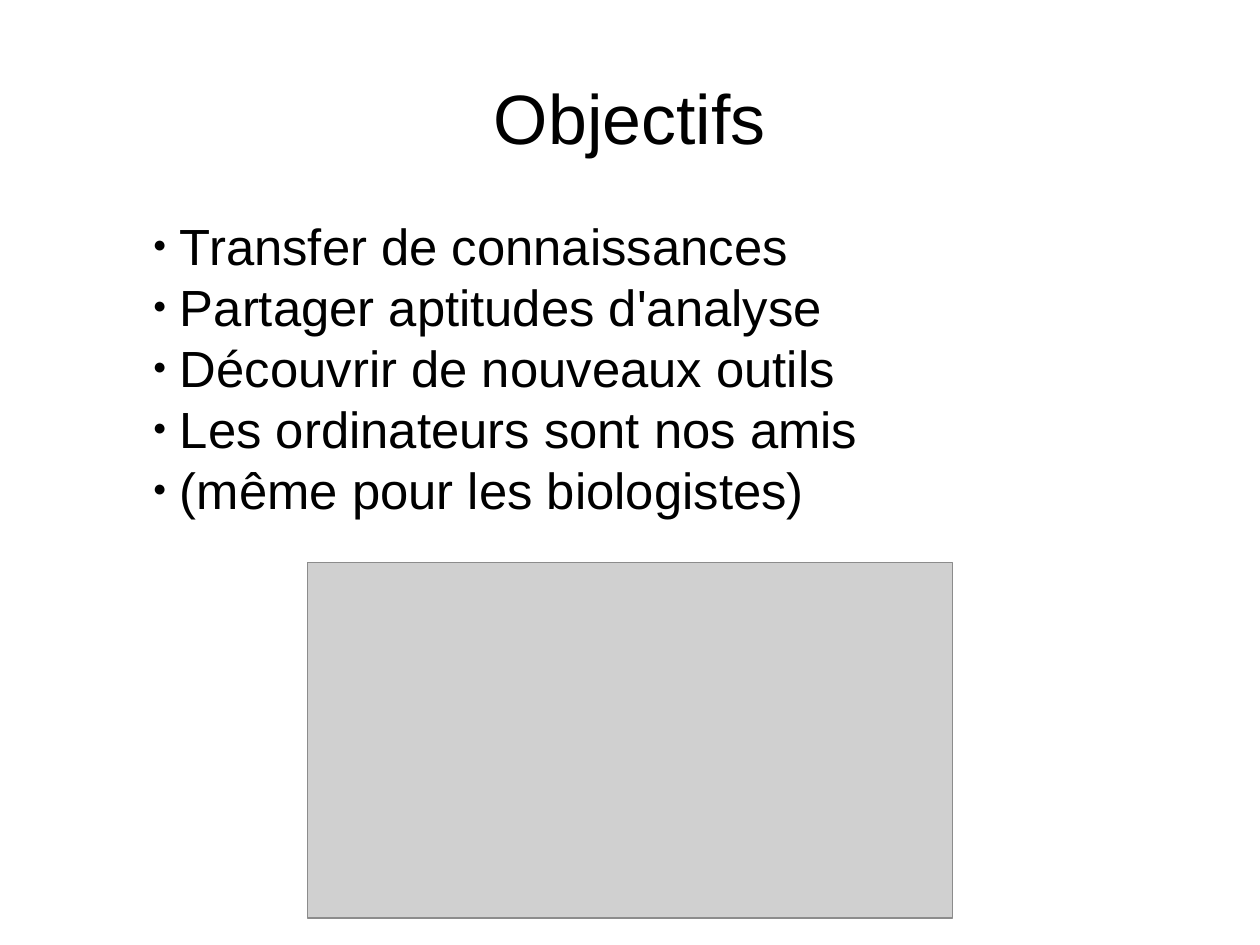
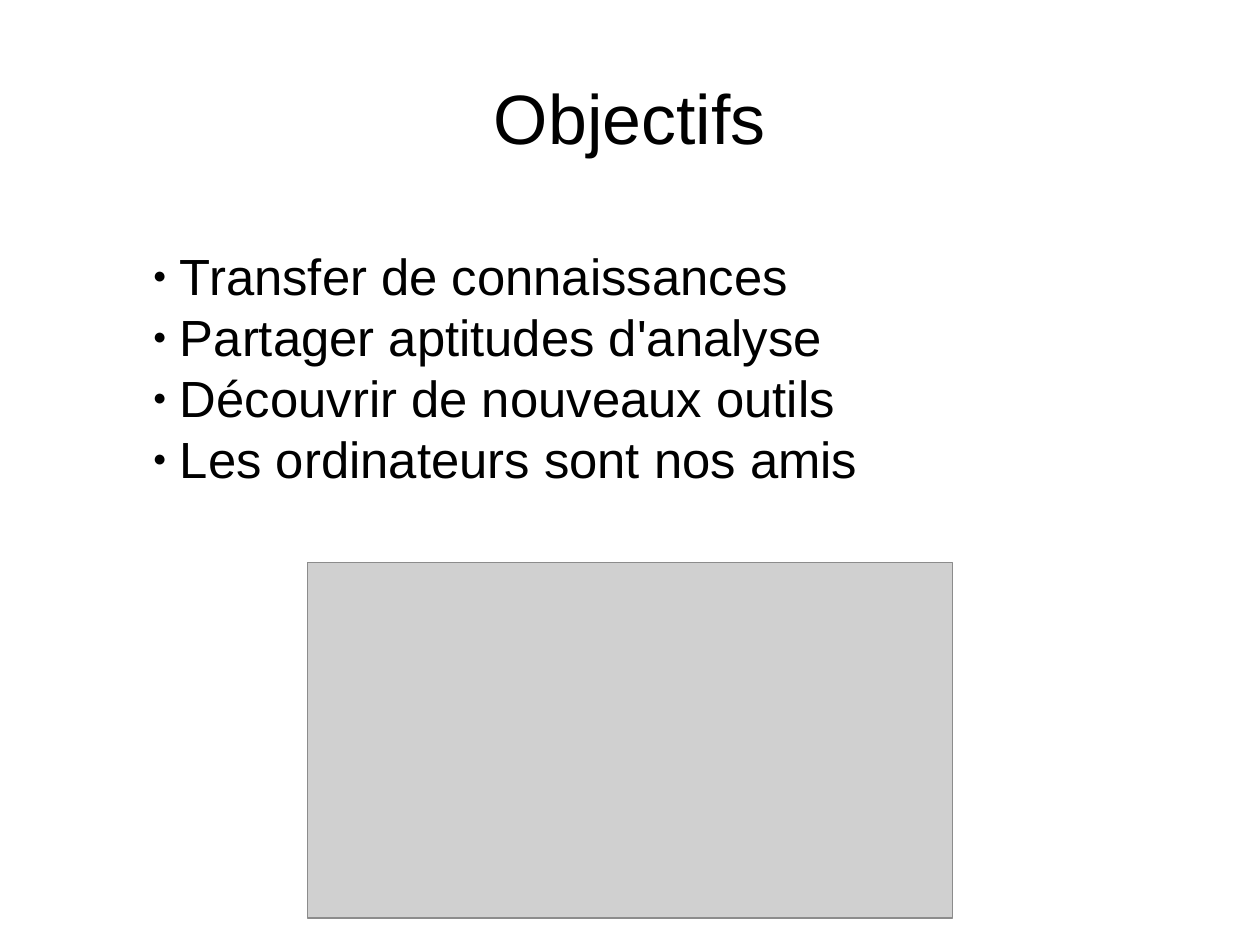
Before and after one commit to enormandeau/club_bioinfo_ibis, a slide deck: slide 6 of 01_presentations/01_presentation_club_interlab_ibis/presentation.odp (slide 3 before the commit). Drawn at 1260x945 pixels with LibreOffice and Linux fonts; fonts in the diff are those of the drawing; grey boxes stand for pictures. Boxes give left, top, right and bottom in pixels: in the first picture for what was removed or moved away, otherwise in the second. Text is boxed around its words. In the diff, an @@ line names an element or a change of style, - is before the commit and + after.

```diff
--- a/01_presentations/01_presentation_club_interlab_ibis/presentation.odp
+++ b/01_presentations/01_presentation_club_interlab_ibis/presentation.odp
@@ subtitle at bbox=[180, 472, 804, 519]: paragraph removed @@
-● (même pour les biologistes)
```
Also in this commit, not shown: 6 other slides changed, 2 slides added, 1 slide removed.
